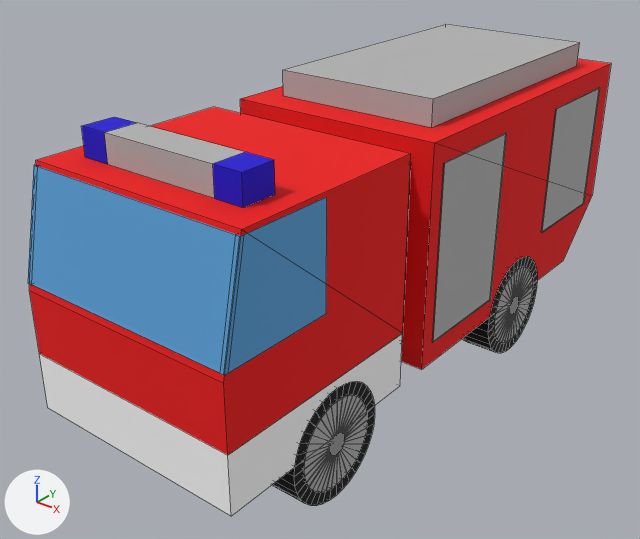
What one commit did to the COLLADA model src/objects/vehicles/ground/feuerwehr.dae.
The view is the same before and after, from a camera (50 mm lens) standing at (5.27, -7.4, 5.63) and looking at (-0.27, -0.48, 1.34). The lights are fixed; the arrows at lower left show +X, +Y and +Z. Mesh edges are drawn as thin lines. Vertices at the same position are counted once.

Names of what the first picture shows: 'Feuerwehr.1'.
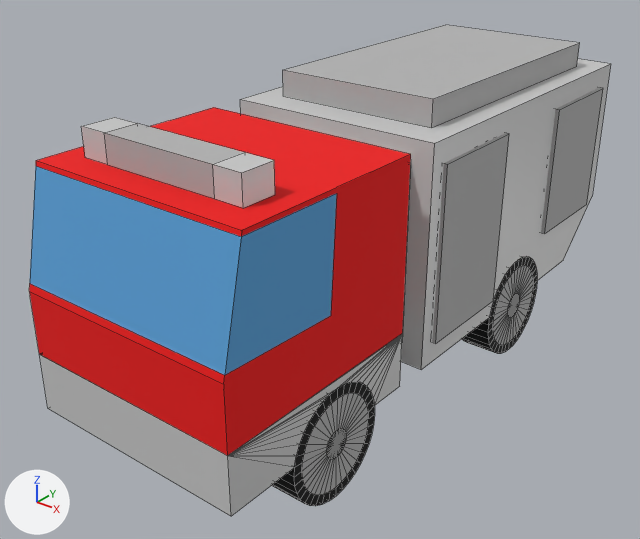
The newer file is also rescaled (x0.823) as a whole; pictures and numbers use the older file's frame.

Changed parts and their boxes [x1, y1, x2, y2] in the pictures (640 x 539 px; the box of a moved part takes in the faces that stretch with it):
'Feuerwehr.1', reshaped
    before: [28, 24, 611, 516]
    after: [29, 25, 611, 516]
part 1 of me_feuerwehr_1, added
    after: [541, 88, 603, 233]
part 2 of me_feuerwehr_1, added
    after: [432, 133, 509, 344]
part 3 of me_feuerwehr_1, deleted
    before: [28, 87, 600, 455]
part 4 of me_feuerwehr_1, moved or reshaped
    both: [29, 107, 411, 516]
part 5 of me_feuerwehr_1, moved or reshaped
    before: [488, 256, 537, 353]
    after: [422, 64, 611, 369]
part 6 of me_feuerwehr_1, recoloured
    both: [81, 117, 275, 208]
part 7 of me_feuerwehr_1, recoloured (red to grey)
    both: [240, 99, 493, 369]
part 8 of me_feuerwehr_1, recoloured
    both: [39, 354, 231, 516]

The change in detail:
Material 'Mat' (mat_mat) is new.
Its base color is (0.604, 0.604, 0.604) (light grey #cccccc).
Its roughness is 0.42.
Material 'silver.001' (mat_silver_001) is new.
Its base color is (0.454, 0.454, 0.454) (grey #b4b4b4).
Its roughness is 0.9.
me_feuerwehr_1 is used by ob_feuerwehr_1; location (0.0, 0.0, 0.0).
me_feuerwehr_1 had 1012 vertices, 1392 faces and spanned x -1.23..1.23, y -3.48..3.41, z 0.01..3.43.
me_feuerwehr_1 now has 784 vertices, 873 faces and spans x -1.26..1.26, y -3.48..3.41, z 0.01..3.42.
me_feuerwehr_1 part 1: a new loose piece, a box spanning x 1.192..1.265, y 1.916..3.131, z 1.38..2.898, in mat_silver (grey #b4b4b4).
me_feuerwehr_1 part 2: a new loose piece, a box spanning x 1.198..1.259, y -0.478..0.737, z 0.956..2.899, in mat_silver (grey #b4b4b4).
me_feuerwehr_1 part 3: 10 loose pieces with 344 vertices, spanning x -1.23..1.23, y -3.48..3.13, z 0.51..3.1, are deleted.
me_feuerwehr_1 part 4: 6 vertices moved within x -1.22..1.22, y -2.09..-1.06, z 0.62..1.32; 182 vertices removed from x -1.22..1.22, y -3.48..-1.05, z 0.05..3.14; 232 vertices added at x -1.22..1.22, y -3.48..-1.06, z 0.04..3.14.
me_feuerwehr_1 part 5: 4 vertices moved within x -1.22..1.22, y 1.37, z 0.62; 168 vertices removed from x -1.22..1.22, y 0.8..1.94, z 0.05..1.23; 202 vertices added at x -1.22..1.22, y 0.77..1.97, z 0.04..1.22.
me_feuerwehr_1 part 6: 12 faces spanning x -0.94..0.94, y -2.91..-2.55, z 3.14..3.42 switch from mat_blue (blue #1900d4) to mat_mat (light grey #cccccc).
me_feuerwehr_1 part 7: 10 faces spanning x -1.21..1.21, y -1.05..3.41, z 0.71..3.14 switch from mat_red (red #ef0606) to mat_mat (light grey #cccccc).
me_feuerwehr_1 part 8: 1 face spanning x -1.21..1.21, y -3.48, z 0.71..1.32 switches from mat_white (white #ffffff) to mat_mat (light grey #cccccc).
me_feuerwehr_1 no longer uses material mat_white (white #ffffff).
me_feuerwehr_1 now uses material mat_silver_001 (grey #b4b4b4).
